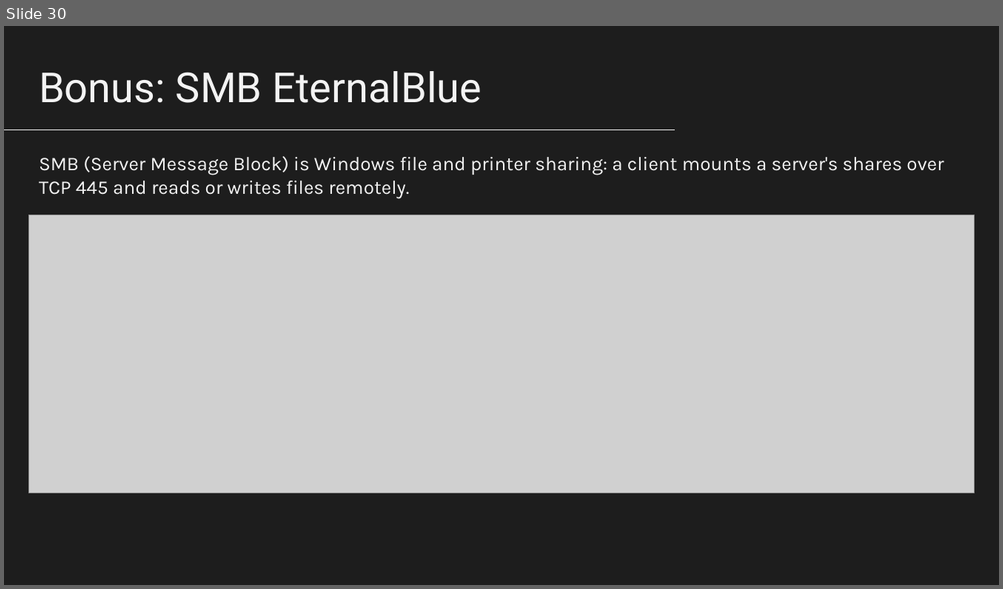
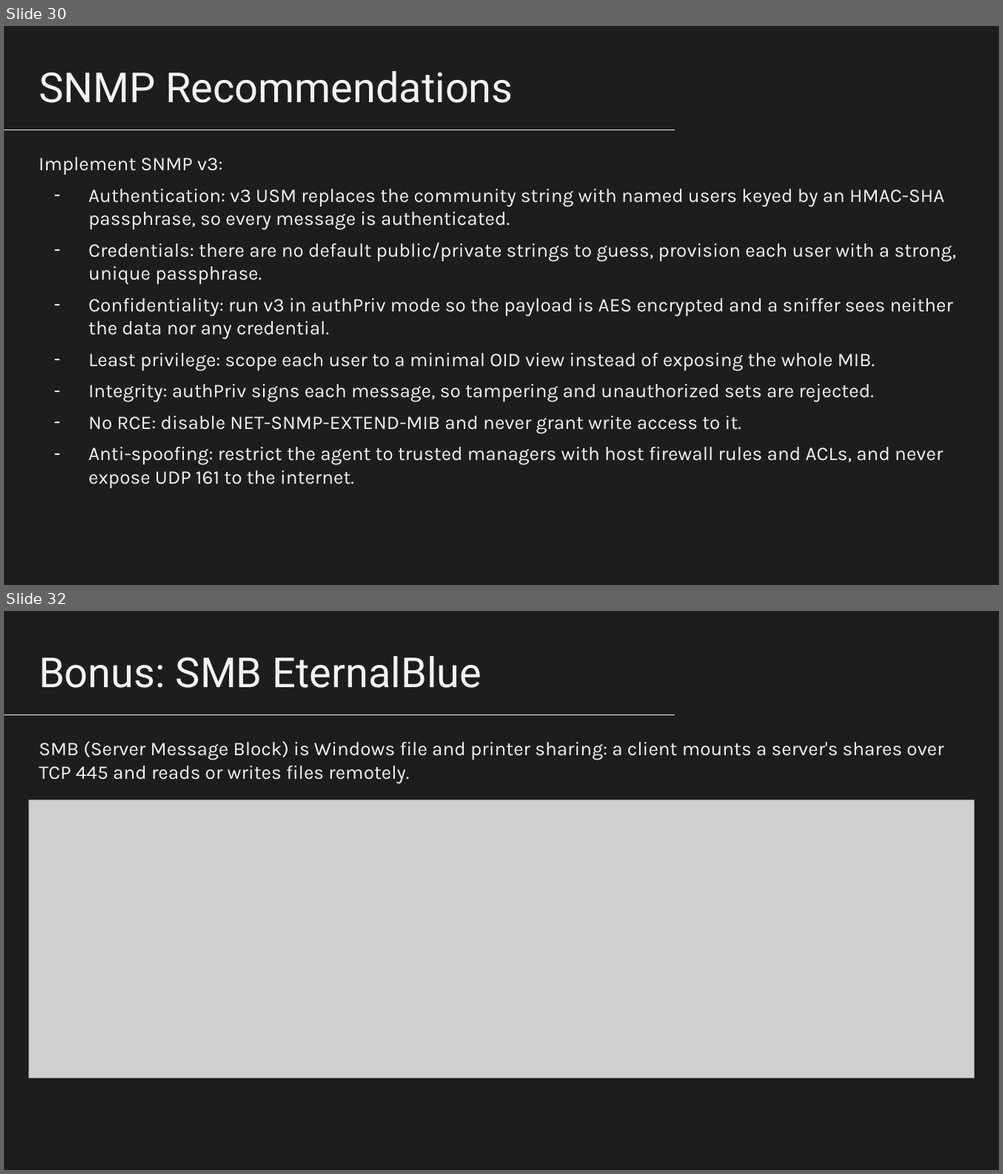
Before and after one commit to nico989/ProtocolsSecurityAssessmentUnitn, a slide deck: ProtocolsSecurityAssessmentUnitn.pptx. Shown one above the other, each under a label of ours: slide 30 before the commit, slides 30 and 32 after it; the slides between them are not shown. The pictures are 1003x589 and 1003x1174 pixels, drawn with LibreOffice and Linux fonts; fonts in the diff are those of the drawing; grey boxes stand for pictures. Boxes give left, top, right and bottom in pixels: in the first picture for what was removed or moved away, otherwise in the second. Text is boxed around its words. In the diff, an @@ line names an element or a change of style, - is before the commit and + after.

```diff
--- a/ProtocolsSecurityAssessmentUnitn.pptx
+++ b/ProtocolsSecurityAssessmentUnitn.pptx
@@ slide 30 added at box(4, 26, 999, 585), background #1D1D1D @@
@@ title added at box(39, 71, 513, 103), 30 pt, text #F3F3F3 @@
+SNMP Recommendations
@@ line added from (674, 130) to (4, 130), #F3F3F3 0.75 pt @@
@@ text added at box(39, 157, 956, 488), 14 pt, text #F3F3F3 @@
+Implement SNMP v3:
+– Authentication: v3 USM replaces the community string with named users keyed by an HMAC-SHA passphrase, so every message is authenticated.
+– Credentials: there are no default public/private strings to guess, provision each user with a strong, unique passphrase.
+– Confidentiality: run v3 in authPriv mode so the payload is AES encrypted and a sniffer sees neither the data nor any credential.
+– Least privilege: scope each user to a minimal OID view instead of exposing the whole MIB.
+– Integrity: authPriv signs each message, so tampering and unauthorized sets are rejected.
+– No RCE: disable NET-SNMP-EXTEND-MIB and never grant write access to it.
+– Anti-spoofing: restrict the agent to trusted managers with host firewall rules and ACLs, and never expose UDP 161 to the internet.
@@ what was slide 30 is now slide 32 @@
```
Also in this commit, not shown: 4 slides changed, 1 other slide added.
